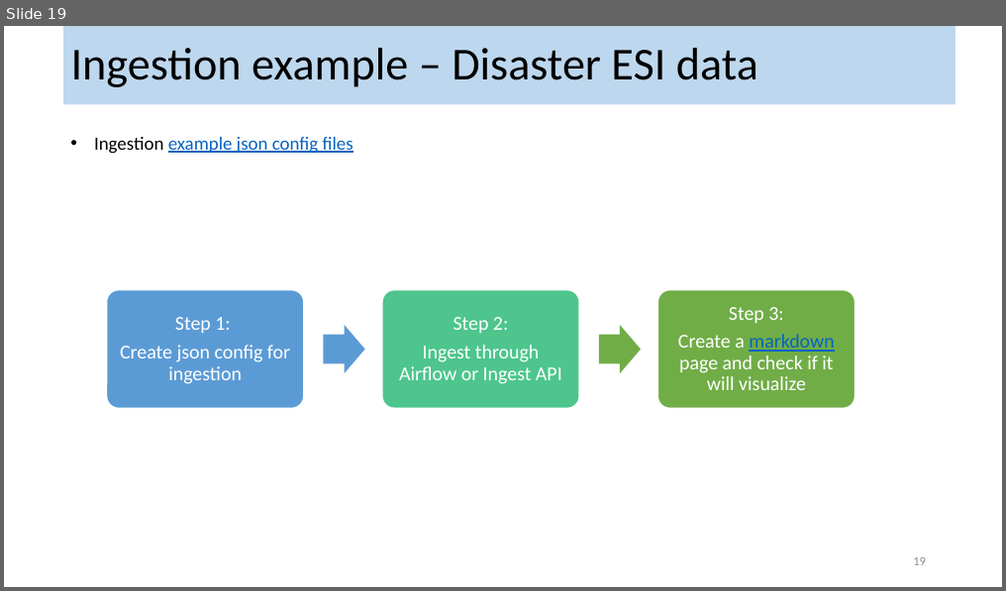
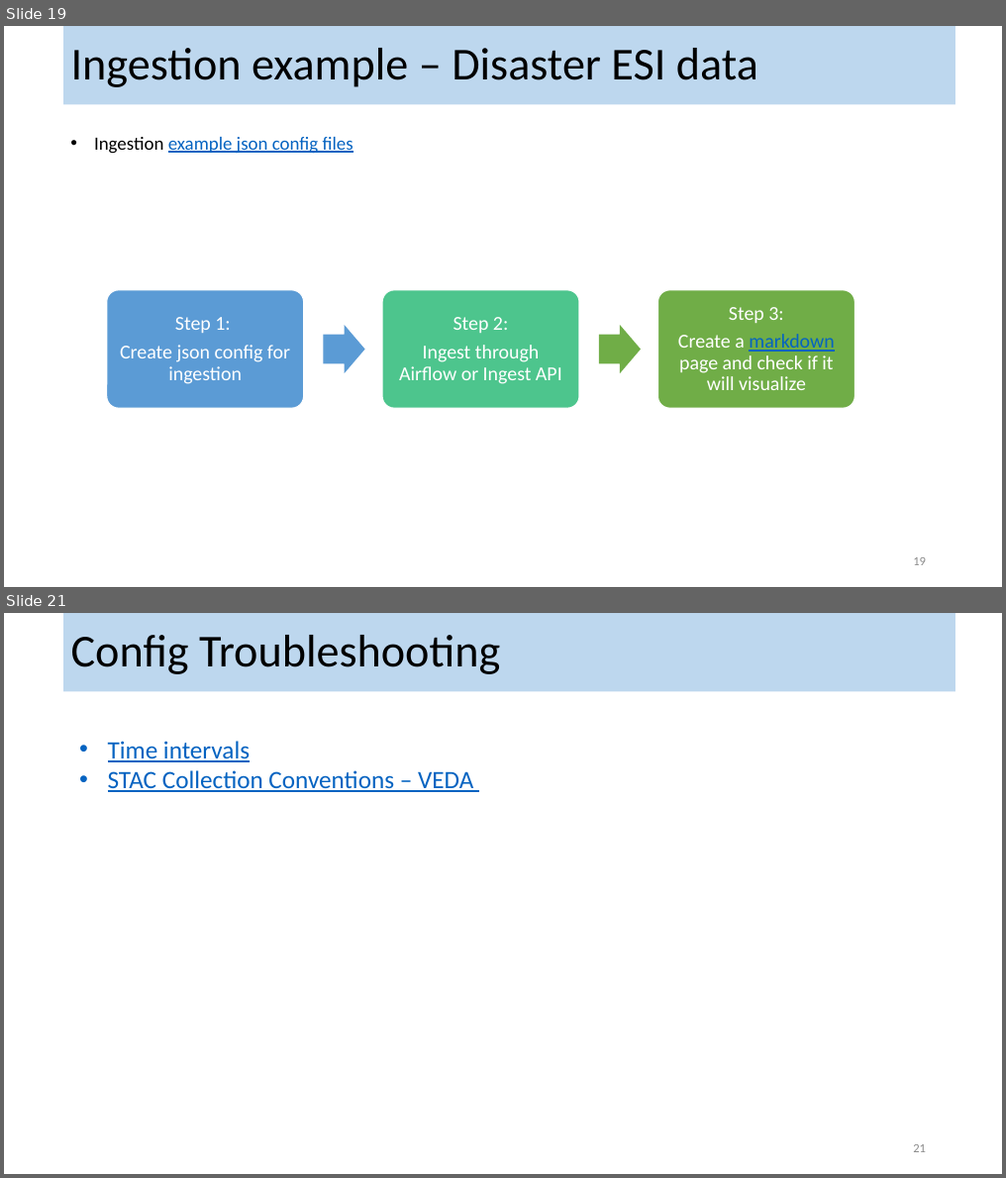
Before and after one commit to kyle-lesinger/VEDA-Training---AWS-Data-Ingestion-Other, a slide deck: Data-ingest/data-ingestion-OVERVIEW.pptx. Shown one above the other, each under a label of ours: slide 19 before the commit, slides 19 and 21 after it; the slides between them are not shown. The pictures are 1006x591 and 1006x1178 pixels, drawn with LibreOffice and Linux fonts; fonts in the diff are those of the drawing. Boxes give left, top, right and bottom in pixels: in the first picture for what was removed or moved away, otherwise in the second. Text is boxed around its words. In the diff, an @@ line names an element or a change of style, - is before the commit and + after.

```diff
--- a/Data-ingest/data-ingestion-OVERVIEW.pptx
+++ b/Data-ingest/data-ingestion-OVERVIEW.pptx
@@ slide 21 added at box(4, 613, 1002, 1174), background #FFFFFF @@
@@ title added at box(63, 613, 955, 691), fill #BDD7EE, 44 pt, text #000000 @@
+Config Troubleshooting
@@ text added at box(108, 741, 473, 792), 24 pt, text #0563C1, underline @@
+• Time intervals
+• STAC Collection Conventions – VEDA
@@ page number added at box(913, 1145, 926, 1153), 12 pt, text #8C8C8C @@
+21
```
Also in this commit, not shown: 2 slides changed, 3 other slides added.
